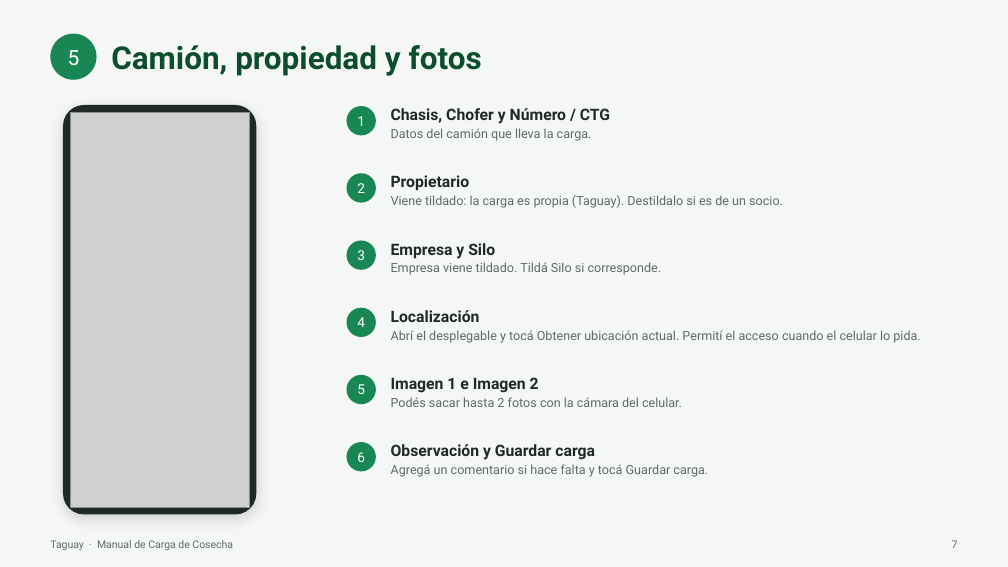
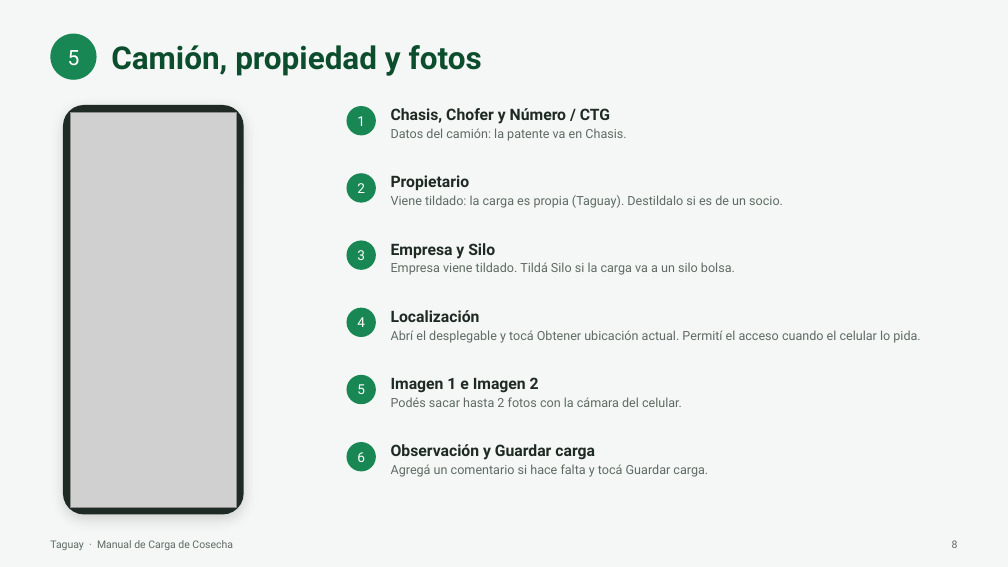
Before and after one commit to gustavogidearg1/Taguay, a slide deck: slide 8 of docs/manual/Manual Carga de Cosecha.pptx (slide 7 before the commit). Drawn at 1008x567 pixels with LibreOffice and Linux fonts; fonts in the diff are those of the drawing; grey boxes stand for pictures. Boxes give left, top, right and bottom in pixels: in the first picture for what was removed or moved away, otherwise in the second. Text is boxed around its words. In the diff, an @@ line names an element or a change of style, - is before the commit and + after.

```diff
--- a/docs/manual/Manual Carga de Cosecha.pptx
+++ b/docs/manual/Manual Carga de Cosecha.pptx
@@ rounded rectangle resized from (x1=63, y1=105, x2=256, y2=515) to (x1=63, y1=105, x2=243, y2=515) @@
@@ rounded rectangle at (x1=63, y1=105, x2=243, y2=515): proportions changed @@
@@ picture resized from (x1=70, y1=113, x2=249, y2=507) to (x1=70, y1=113, x2=237, y2=507) @@
@@ text at (x1=391, y1=128, x2=626, y2=141): text changed @@
-Datos del camión que lleva la carga.
+Datos del camión: la patente va en Chasis.
@@ text at (x1=391, y1=262, x2=735, y2=275): text changed @@
-Empresa viene tildado. Tildá Silo si corresponde.
+Empresa viene tildado. Tildá Silo si la carga va a un silo bolsa.
@@ text at (x1=952, y1=540, x2=958, y2=548): text changed @@
-7
+8
```
Also in this commit, not shown: 9 other slides changed, 1 slide added, 10 other files.
